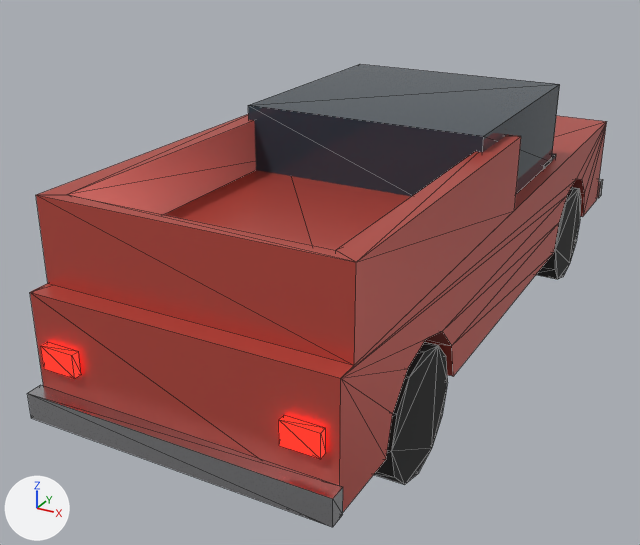
One commit to the glTF model assets/models/cars/pickup.glb: the scene before it, then after it.
Both versions are drawn from a camera (50 mm lens) standing at (2.47, -5.59, 3.13) and looking at (-0.37, -0.44, 0.55). Lighting does not change. The marker at lower left points along +X, +Y and +Z. The first picture is the older version. Mesh edges are drawn as thin lines. Where no turn or scale is listed for an object, it has been applied to the vertices. Vertices at exactly the same position are counted once.

Objects in the first picture: 'WHEEL_FR', 'WHEEL_RR', 'bed', 'body', 'bumper_r', 'cabin', 'taillamp', 'taillamp.001' and 2 more.
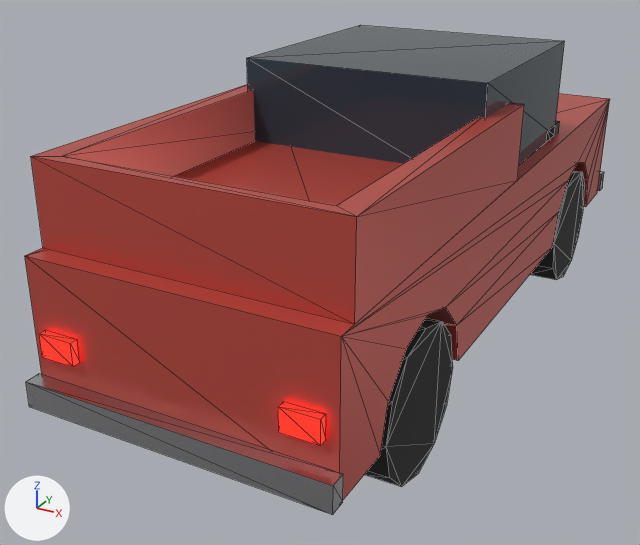
Where the change shows, as pixel boxes (x1, y1, x2, y2) in the pictures (640 x 545 px):
'bed', moved: before (36, 114, 521, 365); after (31, 84, 524, 324)
'body', reshaped: before (30, 116, 607, 512); after (25, 93, 610, 500)
'cabin', rescaled (6% taller): before (248, 64, 560, 196); after (247, 25, 564, 165)
'bumper_r', moved: before (27, 385, 343, 527); after (26, 373, 343, 514)
'WHEEL_RR', moved, rescaled (20% wider, 18% taller): before (374, 342, 448, 485); after (364, 318, 453, 487)
'WHEEL_FR', moved, rescaled: before (536, 187, 581, 279); after (530, 171, 585, 280)
'taillamp.001', moved: before (279, 415, 325, 459); after (278, 402, 325, 446)
'taillamp', moved: before (41, 342, 81, 379); after (39, 330, 79, 367)

The change in detail:
me_bed is used by ob_bed; location (0.0, 0.0, 0.0).
me_bed had 16 vertices, 28 faces and spanned x -0.93..0.93, y -2.47..-0.13, z 1.15..1.65.
me_bed now has 16 vertices, 28 faces and spans x -0.93..0.93, y -2.47..-0.13, z 1.36..1.86.
me_bed part 1: the whole mesh is moved by (0.0, 0.0, 0.21).
me_body is used by ob_body; location (0.0, 0.0, 0.0).
me_body had 44 vertices, 84 faces and spanned x -0.93..0.93, y -2.6..2.6, z 0.4..1.15.
me_body now has 44 vertices, 84 faces and spans x -0.93..0.93, y -2.6..2.6, z 0.47..1.36.
me_body part 2: 44 of 44 vertices moved; they spanned x -0.93..0.93, y -2.6..2.6, z 0.4..1.15 and now span x -0.93..0.93, y -2.6..2.6, z 0.47..1.36; mean shift (0.03, 0.0, 0.11).
me_bumper_r is used by ob_bumper_r; location (0.0, 0.0, 0.0).
me_bumper_r had 8 vertices, 12 faces and spanned x -0.94..0.94, y -2.7..-2.6, z 0.42..0.58.
me_bumper_r now has 8 vertices, 12 faces and spans x -0.94..0.94, y -2.7..-2.6, z 0.49..0.65.
me_bumper_r part 3: the whole mesh is moved by (0.0, 0.0, 0.07).
me_cabin is used by ob_cabin; location (0.0, 0.0, 0.0).
me_cabin had 8 vertices, 12 faces and spanned x -0.83..0.83, y -0.6..1.1, z 1.15..1.75.
me_cabin now has 8 vertices, 12 faces and spans x -0.83..0.83, y -0.6..1.1, z 1.36..2.07.
me_cabin part 4: the whole mesh is scaled about the mesh origin by (1, 1, 1.18).
me_taillamp is used by ob_taillamp; location (0.0, 0.0, 0.0).
me_taillamp had 8 vertices, 12 faces and spanned x -0.85..-0.63, y -2.645..-2.595, z 0.73..0.87.
me_taillamp now has 8 vertices, 12 faces and spans x -0.85..-0.63, y -2.645..-2.595, z 0.802..0.942.
me_taillamp part 5: the whole mesh is moved by (0.0, 0.0, 0.072).
me_taillamp_001 is used by ob_taillamp_001; location (0.0, 0.0, 0.0).
me_taillamp_001 had 8 vertices, 12 faces and spanned x 0.63..0.85, y -2.645..-2.595, z 0.73..0.87.
me_taillamp_001 now has 8 vertices, 12 faces and spans x 0.63..0.85, y -2.645..-2.595, z 0.802..0.942.
me_taillamp_001 part 6: the whole mesh is moved by (0.0, 0.0, 0.072).
me_wheel_fr is used by ob_wheel_fr; location (0.8, 1.6, 0.4).
me_wheel_fr had 24 vertices, 44 faces and spanned x -0.12..0.12, y -0.4..0.4, z -0.4..0.4.
me_wheel_fr now has 24 vertices, 44 faces and spans x -0.12..0.12, y -0.472..0.472, z -0.472..0.472.
me_wheel_fr part 7: the whole mesh is scaled about its middle by (1, 1.18, 1.18).
me_wheel_rr is used by ob_wheel_rr; location (0.8, -1.6, 0.4).
me_wheel_rr had 24 vertices, 44 faces and spanned x -0.12..0.12, y -0.4..0.4, z -0.4..0.4.
me_wheel_rr now has 24 vertices, 44 faces and spans x -0.12..0.12, y -0.472..0.472, z -0.472..0.472.
me_wheel_rr part 8: the whole mesh is scaled about its middle by (1, 1.18, 1.18).
Object 'WHEEL_FR' (ob_wheel_fr) moves from (0.8, 1.6, 0.4) to (0.8, 1.6, 0.472).
Object 'WHEEL_RR' (ob_wheel_rr) moves from (0.8, -1.6, 0.4) to (0.8, -1.6, 0.472).
